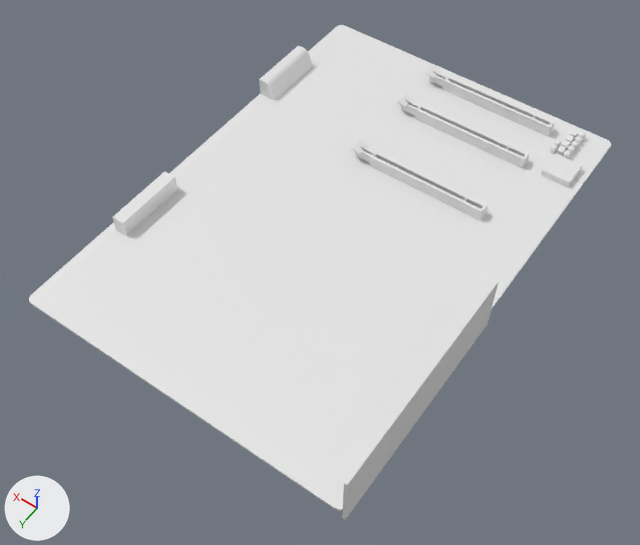
Two versions of the Blender file computer parts/motherboard ATX Z390 Aorus Pro LGA1151.blend, one commit apart.
Both versions are drawn from a 50 mm camera at (-0.099, 0.162, 0.458) aimed at (0.113, -0.135, -0.009). Arrows for +X, +Y and +Z are at lower left; the lights stay in place.

The older version as bpy lines, for what is in view:
```python
me_cube_004 = bpy.data.meshes.new('Cube.004')
me_cube_004.from_pydata(...)  # 80 vertices, 74 faces; spans x 0.0..0.105, y -0.009..0.002, z 0.0..0.0109
# faces by material slot: [28, 46]
me_cube_004.materials.append(mat_silver_contacts)
me_cube_004.materials.append(mat_black_plastic)
me_cube_005 = bpy.data.meshes.new('Cube.005')
me_cube_005.from_pydata(...)  # 80 vertices, 74 faces; spans x 0.0..0.105, y -0.009..0.002, z 0.0..0.0109
# faces by material slot: [28, 46]
me_cube_005.materials.append(mat_black_plastic)
me_cube_005.materials.append(mat_black_plastic)
me_plane_001 = bpy.data.meshes.new('Plane.001')
me_plane_001.from_pydata([(0.0, -0.157, 0.044), (0.0, -0.157, 0.0), (0.0, 0.0, 0.0), (0.0, 0.0, 0.044), (0.002, 0.0, 0.044), (0.002, -0.157, 0.044), (0.002, -0.157, 0.0), (0.002, 0.0, 0.0)], [], [(2, 1, 0, 3), (7, 4, 5, 6), (1, 6, 5, 0), (0, 5, 4, 3), (3, 4, 7, 2), (2, 7, 6, 1)])
for i in [*range(1, 6)]: me_plane_001.polygons[i].material_index = 1
me_plane_001.materials.append(mat_black_plastic)
me_plane_001.materials.append(mat_silver_contacts)
ob_i_o_panel = bpy.data.objects.new('I/O panel', me_plane_001)
ob_i_o_panel.location = (0.0, 0.0, 0.0)
ob_pcie_x8 = bpy.data.objects.new('pcie_x8', me_cube_004)
ob_pcie_x8.location = (0.045, -0.288, 0.0035)
ob_pcie_x8_001 = bpy.data.objects.new('pcie_x8.001', me_cube_005)
ob_pcie_x8_001.location = (0.045, -0.3285, 0.0035)
# also in view: 'ATX power 24_pin' at (0.236, -0.103, 0.01); 'PCB' at (0.125, -0.176, 0.003); 'SATA ports' at (0.24, -0.268, 0.01); 'soundcard' at (0.024, -0.317, 0.006); 'pcie_x16' at (0.098, -0.23, 0.009)
```
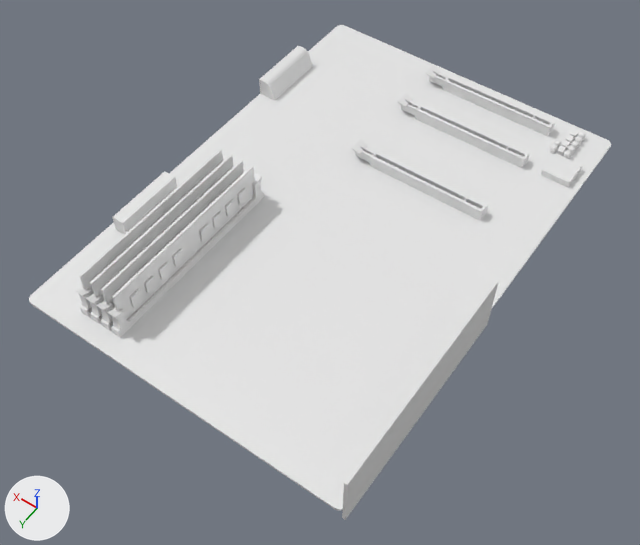
Commit message: RAM slots

Location of each change, (x1, y1, x2, y2) in pixels of the pictures (640 x 545 px):
'Corsair Vengeance LPX.001', added
    after: (112, 166, 255, 320)
'RAM base', added
    after: (75, 156, 264, 337)
    faces in mat_silver_contacts: (80, 191, 264, 337)
    faces in mat_black_plastic: (75, 156, 262, 337)
'Corsair Vengeance LPX.002', added
    after: (101, 160, 244, 308)
'Corsair Vengeance LPX.003', added
    after: (90, 155, 234, 301)
'Corsair Vengeance LPX.004', added
    after: (79, 149, 223, 294)
'RAM leds', added
    after: (89, 307, 113, 327)

What changed in the scene script:
```text
Add mat_chip:
    mat_chip = bpy.data.materials.new('chip')
Add mat_golden_contacts:
    mat_golden_contacts = bpy.data.materials.new('golden contacts')
Add me_cube_007:
    me_cube_007.from_pydata([(-0.002, 0.04825, -0.005), (-0.002, 0.04825, 0.005), (-0.002, 0.05575, -0.005), (-0.002, 0.05575, 0.005), (-0.001, 0.04825, -0.005), (-0.001, 0.04825, 0.005), (-0.001, 0.05575, -0.005), (-0.001, 0.05575, 0.005)], [], [(0, 1, 3, 2), (2, 3, 7, 6), (4, 5, 1, 0), (2, 6, 4, 0), (7, 3, 1, 5)])
    me_cube_007.materials.append(mat_chip)
Add me_cube_006:
    me_cube_006.from_pydata([(-0.0104, 0.0705, 0.006), (-0.0076, 0.0705, 0.006), (-0.0104, 0.0705, 0.0005), (-0.0076, 0.0705, 0.0005), (-0.0104, -0.0065, 0.006), (-0.0076, -0.0065, 0.006), (-0.0104, -0.0065, 0.0005), (-0.0076, -0.0065, 0.0005)], [], [(0, 1, 3, 2), (1, 5, 7, 3), (0, 4, 5, 1), (2, 6, 4, 0), (3, 7, 6, 2)])
    me_cube_006.materials.append(mat_material)  # grey #959595
Add col_corsair_vengeance_lpx:
    col_corsair_vengeance_lpx = bpy.data.collections.new('Corsair Vengeance LPX')
    col_corsair_vengeance_lpx.objects.link(ob_pcb_001)
    col_corsair_vengeance_lpx.objects.link(ob_chips)
Add ob_corsair_vengeance_lpx_004:
    ob_corsair_vengeance_lpx_004 = bpy.data.objects.new('Corsair Vengeance LPX.004', None)
    ob_corsair_vengeance_lpx_004.location = (0.208, -0.0865, 0.006)
    ob_corsair_vengeance_lpx_004.instance_type = 'COLLECTION'
    ob_corsair_vengeance_lpx_004.instance_collection = col_corsair_vengeance_lpx
Add ob_chips:
    ob_chips = bpy.data.objects.new('chips', me_cube_007)  # modifiers ARRAY, MIRROR
    ob_chips.location = (0.0, 0.0, 0.015)
Add ob_pcb_001:
    ob_pcb_001 = bpy.data.objects.new('PCB.001', me_plane_003)  # 46 vertices, 30 faces; spans x 0.0, y -0.0665..0.0665, z -0.0008..0.031; modifiers SOLIDIFY
    ob_pcb_001.location = (0.0, 0.0, 0.0)
Add ob_corsair_vengeance_lpx_003:
    ob_corsair_vengeance_lpx_003 = bpy.data.objects.new('Corsair Vengeance LPX.003', None)
    ob_corsair_vengeance_lpx_003.location = (0.199, -0.0865, 0.006)
    ob_corsair_vengeance_lpx_003.instance_type = 'COLLECTION'
    ob_corsair_vengeance_lpx_003.instance_collection = col_corsair_vengeance_lpx
Add ob_corsair_vengeance_lpx_002:
    ob_corsair_vengeance_lpx_002 = bpy.data.objects.new('Corsair Vengeance LPX.002', None)
    ob_corsair_vengeance_lpx_002.location = (0.19, -0.0865, 0.006)
    ob_corsair_vengeance_lpx_002.instance_type = 'COLLECTION'
    ob_corsair_vengeance_lpx_002.instance_collection = col_corsair_vengeance_lpx
Add ob_corsair_vengeance_lpx_001:
    ob_corsair_vengeance_lpx_001 = bpy.data.objects.new('Corsair Vengeance LPX.001', None)
    ob_corsair_vengeance_lpx_001.location = (0.181, -0.0865, 0.006)
    ob_corsair_vengeance_lpx_001.instance_type = 'COLLECTION'
    ob_corsair_vengeance_lpx_001.instance_collection = col_corsair_vengeance_lpx
Add ob_ram_leds:
    ob_ram_leds = bpy.data.objects.new('RAM leds', me_cube_006)  # modifiers MIRROR, ARRAY
    ob_ram_leds.location = (0.1945, -0.0865, 0.0035)
Add ob_ram_base:
    ob_ram_base = bpy.data.objects.new('RAM base', me_cube_002)  # 38 vertices, 31 faces; spans x -0.0165..-0.0105, y 0.0..0.072, z 0.0..0.0215; modifiers MIRROR, ARRAY
    ob_ram_base.location = (0.1945, -0.0865, 0.0035)
```
